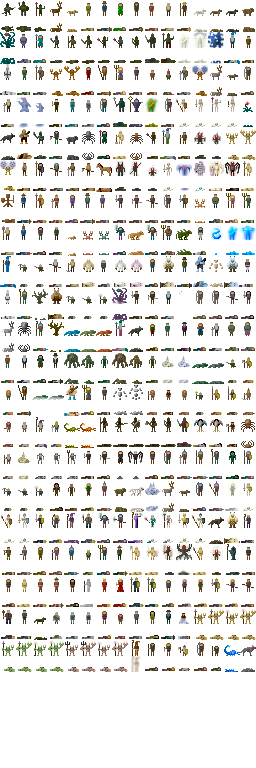
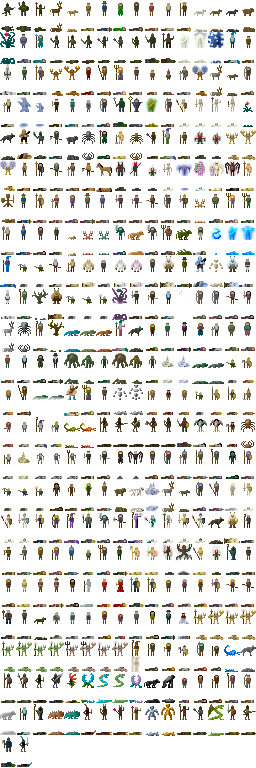
Revision of a layered 256x768 image; what changed, layer by layer:
painted on "Background" over [0, 673, 256, 767]
